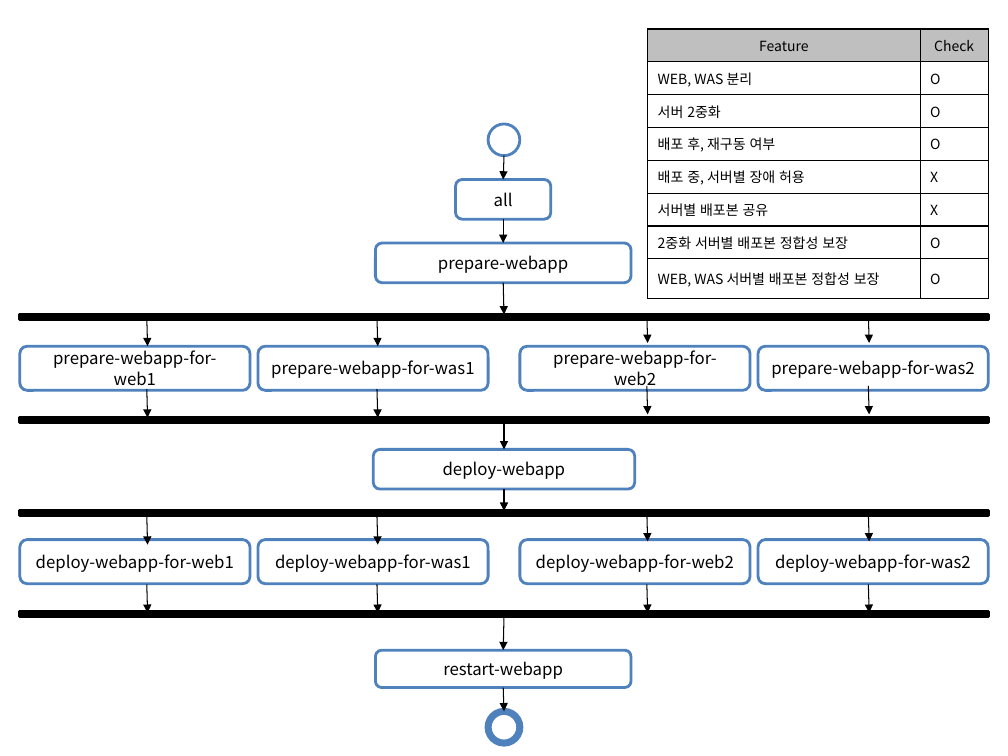
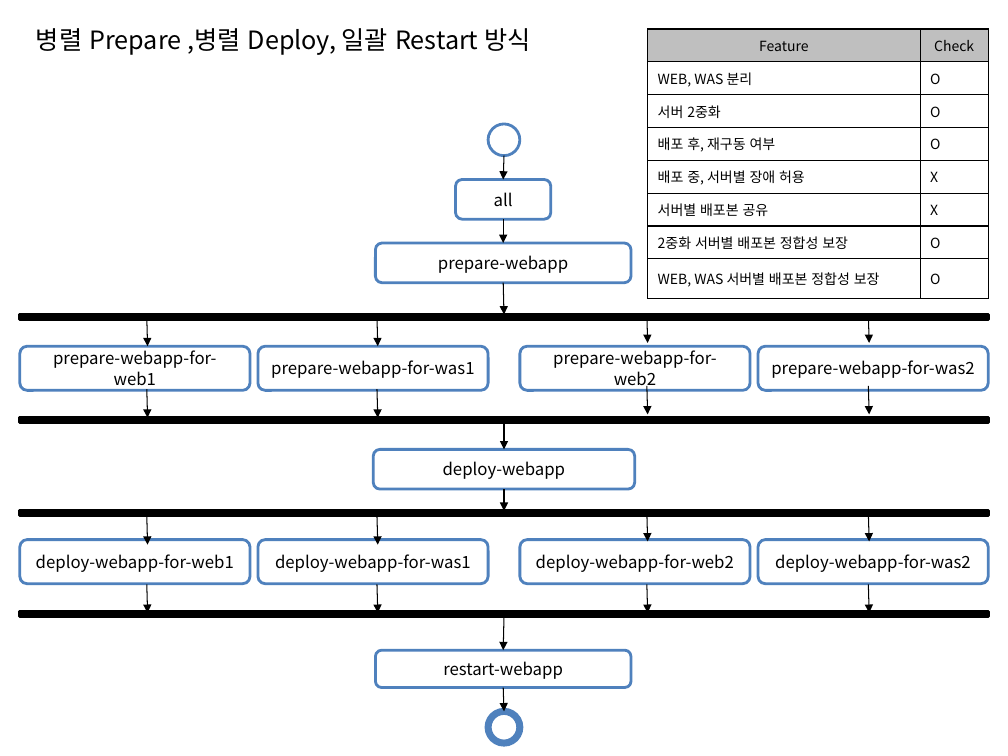
Before and after one commit to kwbaek/codelabor, a slide deck: slide 3 of documentation/draft/ci-environment/deploy-process-pattern.pptx (slide 4 before the commit). Drawn at 1008x756 pixels with LibreOffice and Linux fonts; fonts in the diff are those of the drawing. Boxes give left, top, right and bottom in pixels: in the first picture for what was removed or moved away, otherwise in the second. Text is boxed around its words. In the diff, an @@ line names an element or a change of style, - is before the commit and + after.

```diff
--- a/documentation/draft/ci-environment/deploy-process-pattern.pptx
+++ b/documentation/draft/ci-environment/deploy-process-pattern.pptx
@@ text added at box(36, 28, 530, 55), 18 pt, text #000000 @@
+병렬 Prepare ,병렬 Deploy, 일괄 Restart 방식
```
Also in this commit, not shown: 4 other slides changed, 1 slide removed.
